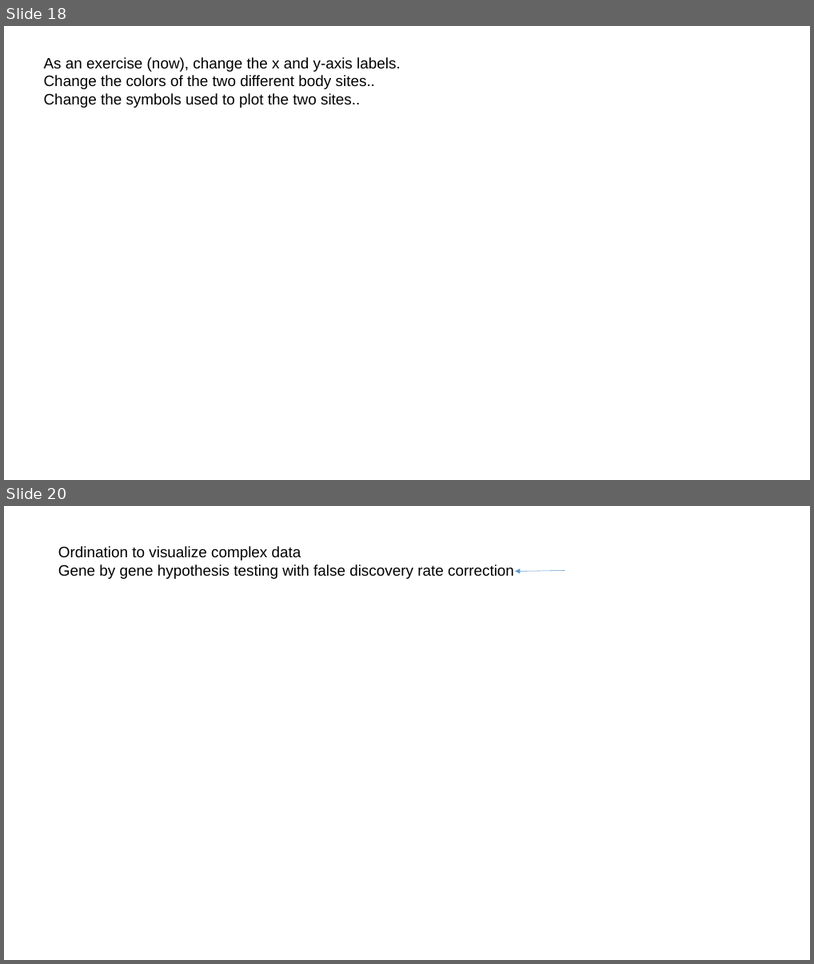
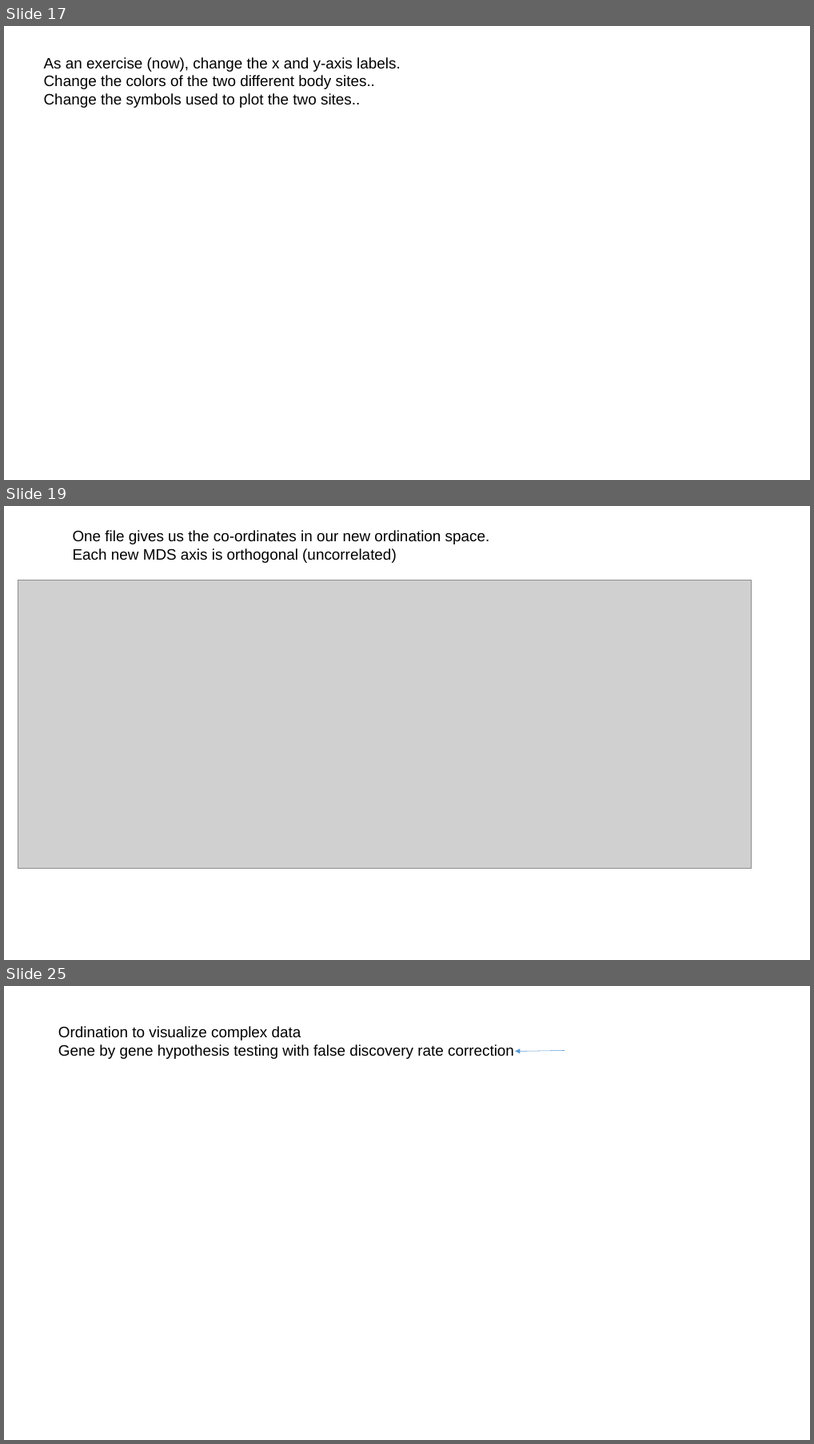
Before and after one commit to afodor/afodor.github.io, a slide deck: classes/ChapelHill2016/ChapelHillWorkshop_Fodor.pptx. Shown one above the other, each under a label of ours: slides 18 and 20 before the commit, slides 17, 19 and 25 after it; the slides between them are not shown. The pictures are 814x964 and 814x1444 pixels, drawn with LibreOffice and Linux fonts; fonts in the diff are those of the drawing; grey boxes stand for pictures. Boxes give left, top, right and bottom in pixels: in the first picture for what was removed or moved away, otherwise in the second. Text is boxed around its words. In the diff, an @@ line names an element or a change of style, - is before the commit and + after.

```diff
--- a/classes/ChapelHill2016/ChapelHillWorkshop_Fodor.pptx
+++ b/classes/ChapelHill2016/ChapelHillWorkshop_Fodor.pptx
@@ slide 19 added at (x1=4, y1=506, x2=810, y2=960), background #FFFFFF @@
@@ text added at (x1=73, y1=530, x2=490, y2=563), 18 pt, text #000000 @@
+One file gives us the co-ordinates in our new ordination space.
+Each new MDS axis is orthogonal (uncorrelated)
@@ picture added at (x1=18, y1=580, x2=752, y2=868) @@
@@ what was slide 18 is now slide 17 @@
@@ what was slide 20 is now slide 25 @@
```
Also in this commit, not shown: 3 slides changed, 4 other slides added.
